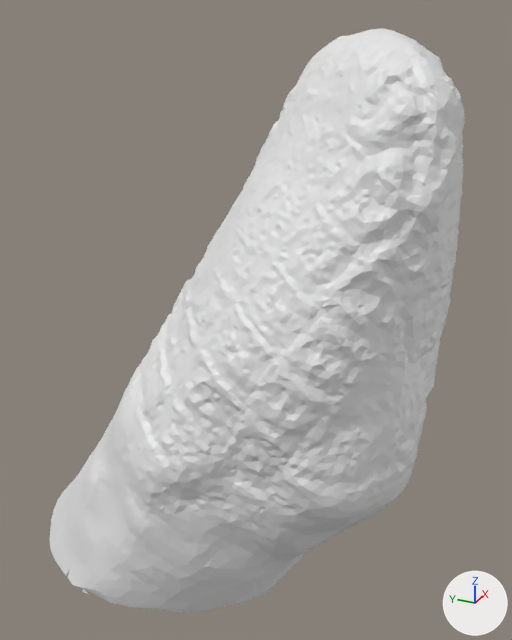
Before and after pictures for a commit that changed the Blender file blender_simulator/3d_scanning_sim.blend.
Camera for both pictures: a 50 mm camera at (-0.379, -0.169, 0.181) aimed at (0.016, 0.009, -0.016). Arrows for +X, +Y and +Z are at lower right; the lights stay in place.

Names of what the first picture shows: 'stump'.
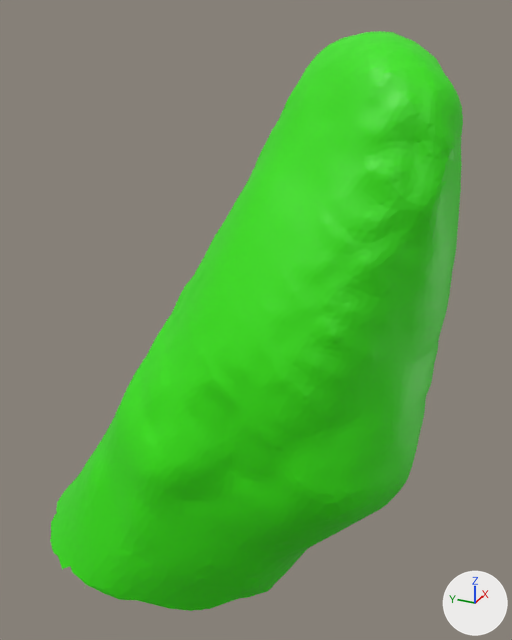
The change, as JSON lines over the scene's bpy script:
```json
{"op": "add", "block": "mat_material_001", "code": ["mat_material_001 = principled_material('Material.001')", "mat_material_001.base_color = (0.0375, 0.8, 0.0)  # green #36e700"]}
{"block": "me_stump", "where": "me_stump.from_pydata(...)  # 8422 vertices, 16724 faces; spans x -0.084..0.095, y -0.221..0.151, z -0.212..0.091"}
{"op": "add", "block": "me_stump", "code": "me_stump.materials.append(mat_material_001)  # green #36e700"}
{"op": "add", "block": "ob_stump", "code": "_m = ob_stump.modifiers.new('Smooth', 'SMOOTH')"}
{"op": "add", "block": "ob_stump", "code": "_m.factor = 1.0"}
{"op": "add", "block": "ob_stump", "code": "_m.iterations = 5"}
```

Changed parts and their boxes (x1, y1, x2, y2) in the pictures (512 x 640 px):
```json
{"object": "stump", "change": "recoloured, modifiers changed", "before": [50, 28, 465, 612], "after": [50, 31, 463, 611], "on screen": "white to green"}
```
